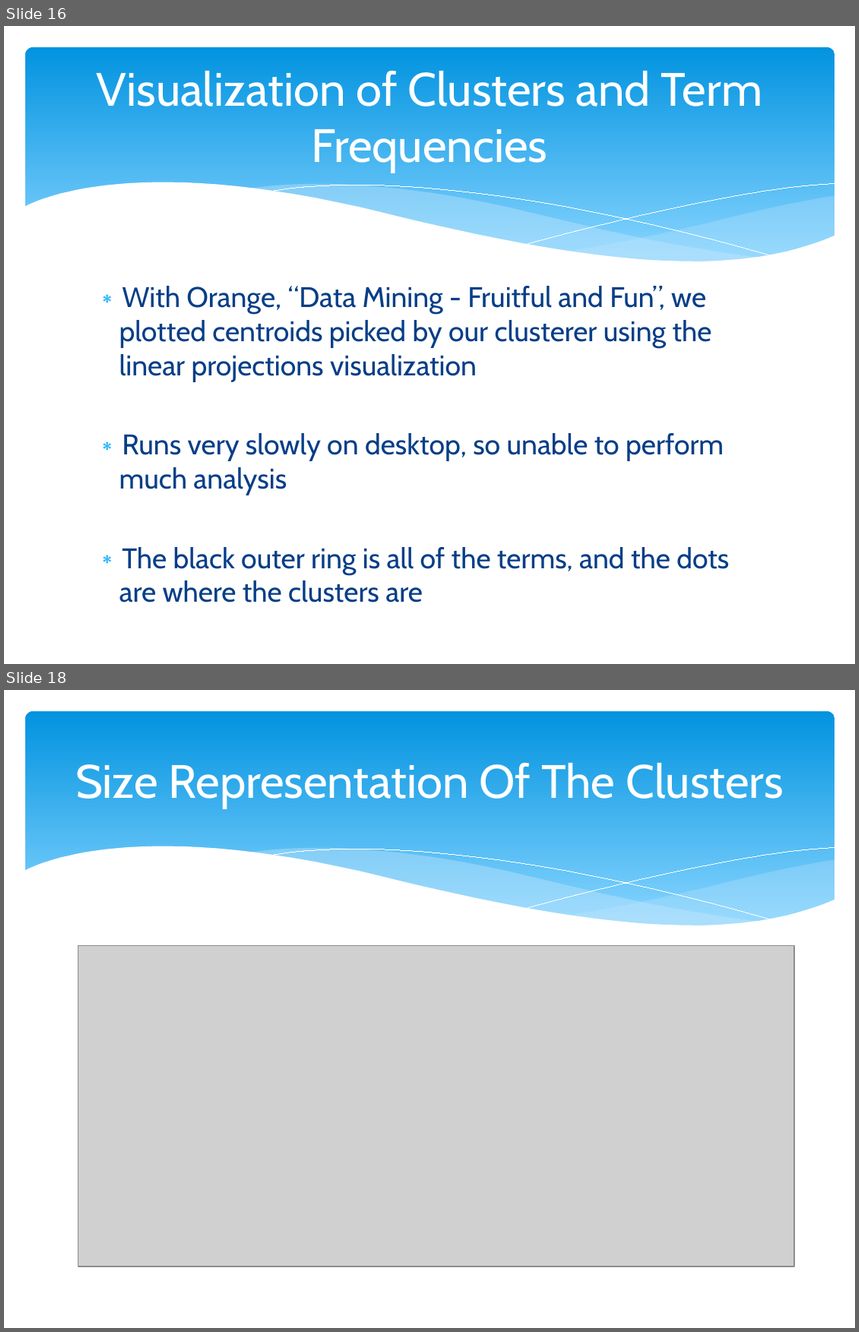
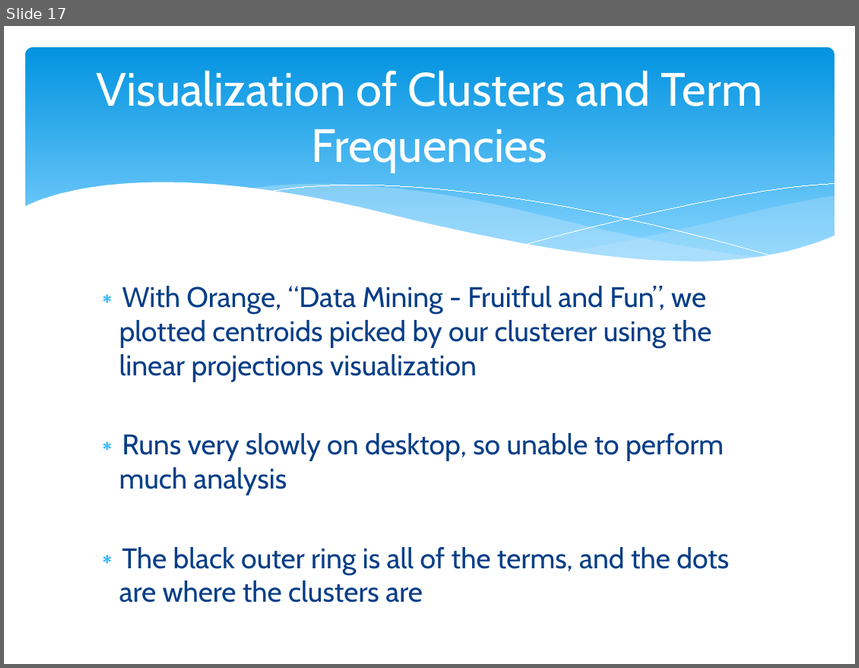
Before and after one commit to Mletter1/Challenge1, a slide deck: Presentation.pptx. Shown one above the other, each under a label of ours: slides 16 and 18 before the commit, slide 17 after it; the slides between them are not shown. The pictures are 859x1332 and 859x668 pixels, drawn with LibreOffice and Linux fonts; fonts in the diff are those of the drawing; grey boxes stand for pictures. Boxes give left, top, right and bottom in pixels: in the first picture for what was removed or moved away, otherwise in the second. Text is boxed around its words. In the diff, an @@ line names an element or a change of style, - is before the commit and + after.

```diff
--- a/Presentation.pptx
+++ b/Presentation.pptx
@@ slide 18 removed at <box>4,690,855,1328</box>, background #FFFFFF; not listed: 6 template elements that a slide beside it also shows @@
@@ title removed at <box>75,763,784,809</box> @@
-Size Representation Of The Clusters
@@ picture removed at <box>78,945,794,1266</box> @@
@@ what was slide 16 is now slide 17 @@
```
Also in this commit, not shown: 5 slides changed, 3 slides added, 1 other slide removed.
